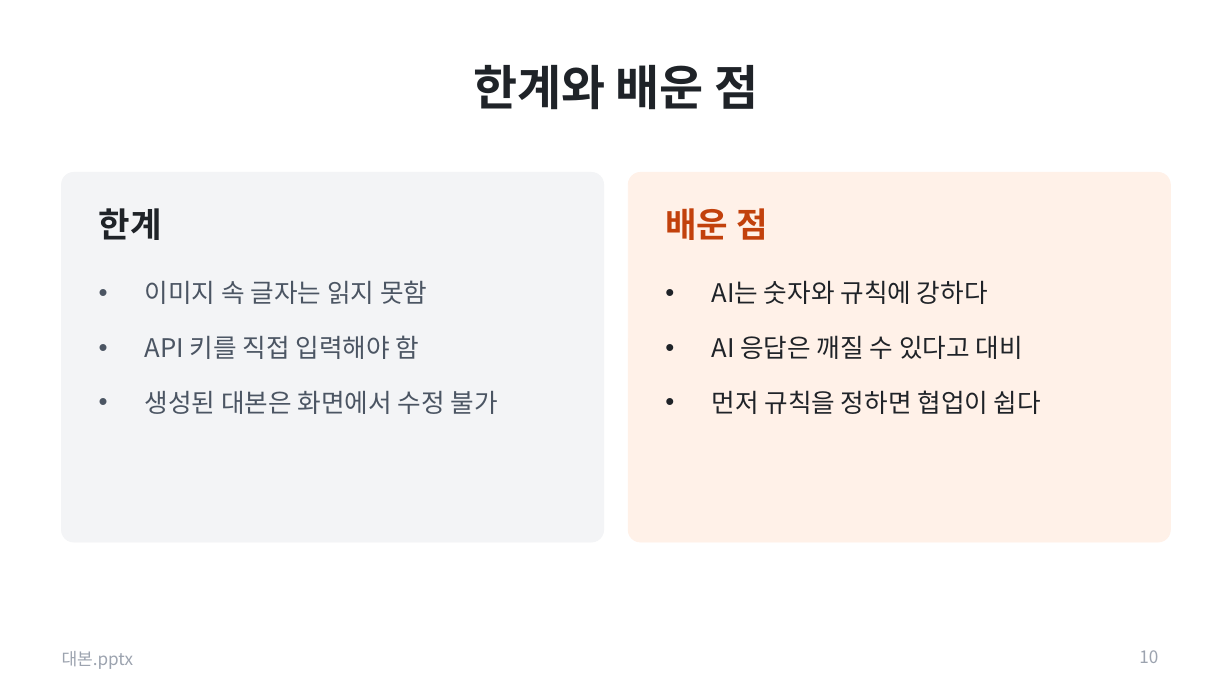
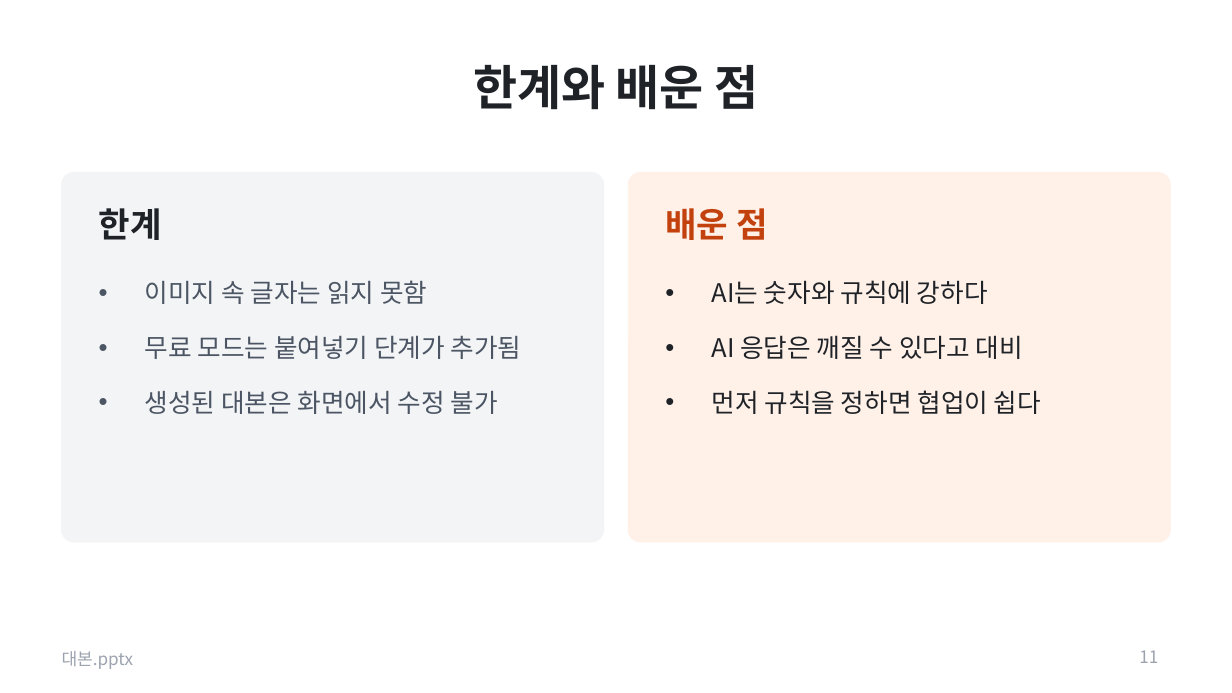
Before and after one commit to koojabin/daebon-pptx, a slide deck: slide 11 of docs/발표자료.pptx (slide 10 before the commit). Drawn at 1232x693 pixels with LibreOffice and Linux fonts; fonts in the diff are those of the drawing. Boxes give left, top, right and bottom in pixels: in the first picture for what was removed or moved away, otherwise in the second. Text is boxed around its words. In the diff, an @@ line names an element or a change of style, - is before the commit and + after.

```diff
--- a/docs/발표자료.pptx
+++ b/docs/발표자료.pptx
@@ text at (145,336,522,359): text changed @@
-• API 키를 직접 입력해야 함
+• 무료 모드는 붙여넣기 단계가 추가됨
@@ page number at (1139,650,1158,663): text changed @@
-10
+11
```
Also in this commit, not shown: 1 other slide changed, 1 slide added, 1 other file.
